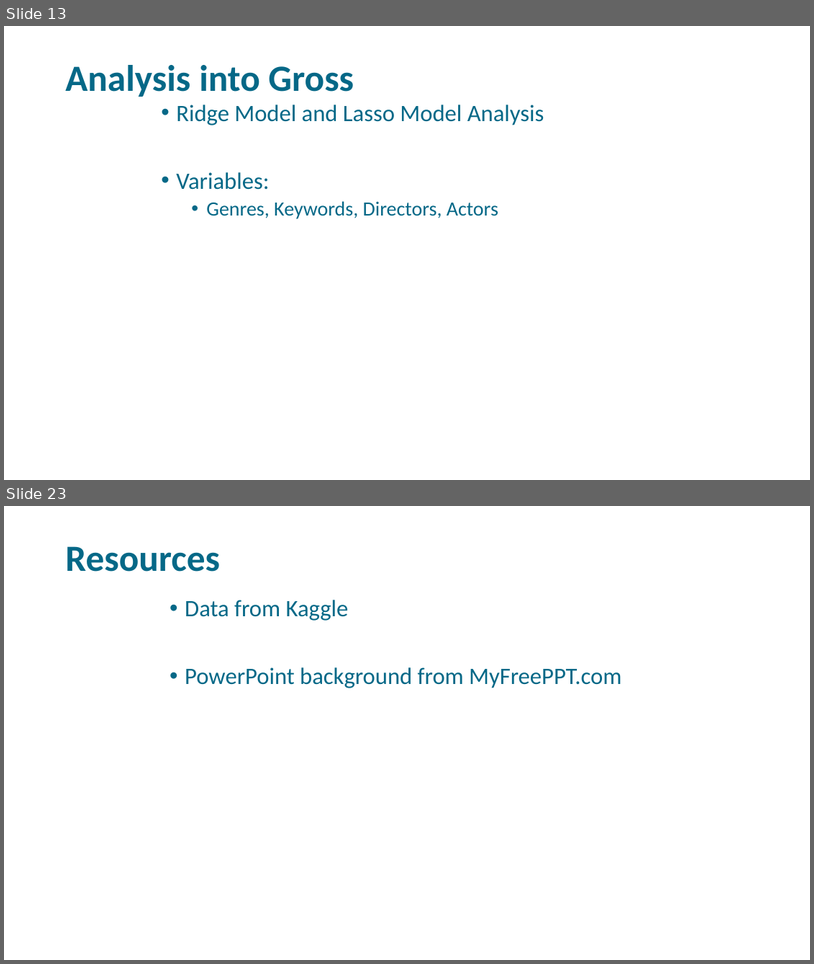
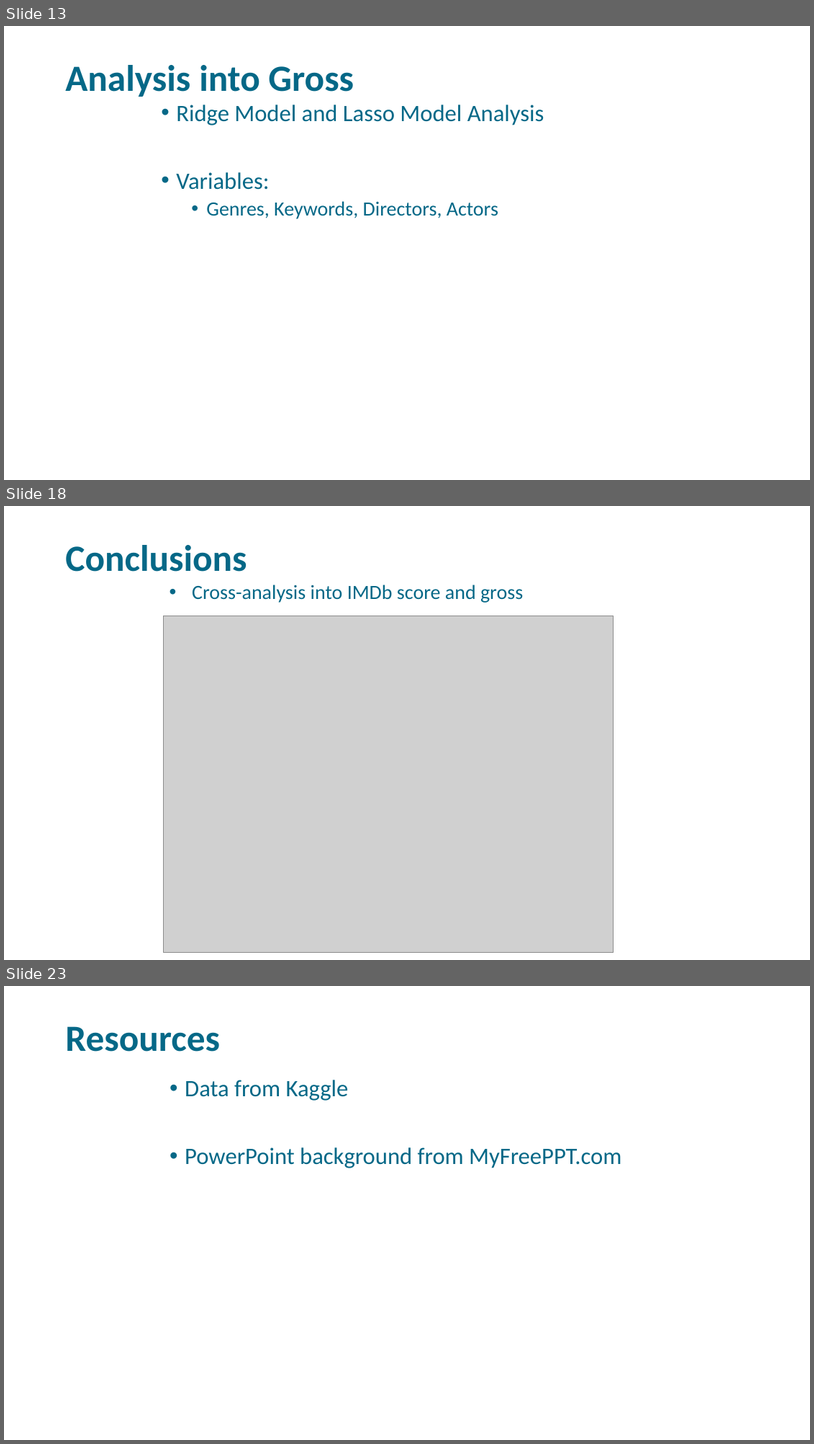
Before and after one commit to libbyYOU/IMDb-5000-movie-project, a slide deck: DSO-530 Final Project.pptx. Shown one above the other, each under a label of ours: slides 13 and 23 before the commit, slides 13, 18 and 23 after it; the slides between them are not shown. The pictures are 814x964 and 814x1444 pixels, drawn with LibreOffice and Linux fonts; fonts in the diff are those of the drawing; grey boxes stand for pictures; background and template pictures are left out. Boxes give left, top, right and bottom in pixels: in the first picture for what was removed or moved away, otherwise in the second. Text is boxed around its words. In the diff, an @@ line names an element or a change of style, - is before the commit and + after.

```diff
--- a/DSO-530 Final Project.pptx
+++ b/DSO-530 Final Project.pptx
@@ slide 18 added at [4, 506, 810, 960], background picture (left out) @@
@@ title added at [65, 545, 247, 572], 44 pt, text #056887, bold @@
+Conclusions
@@ text added at [192, 584, 523, 602], 24 pt, text #056887 @@
+• Cross-analysis into IMDb score and gross
@@ picture added at [163, 616, 613, 952] @@
```
Also in this commit, not shown: 9 slides changed, 2 other slides added, 3 slides removed.
